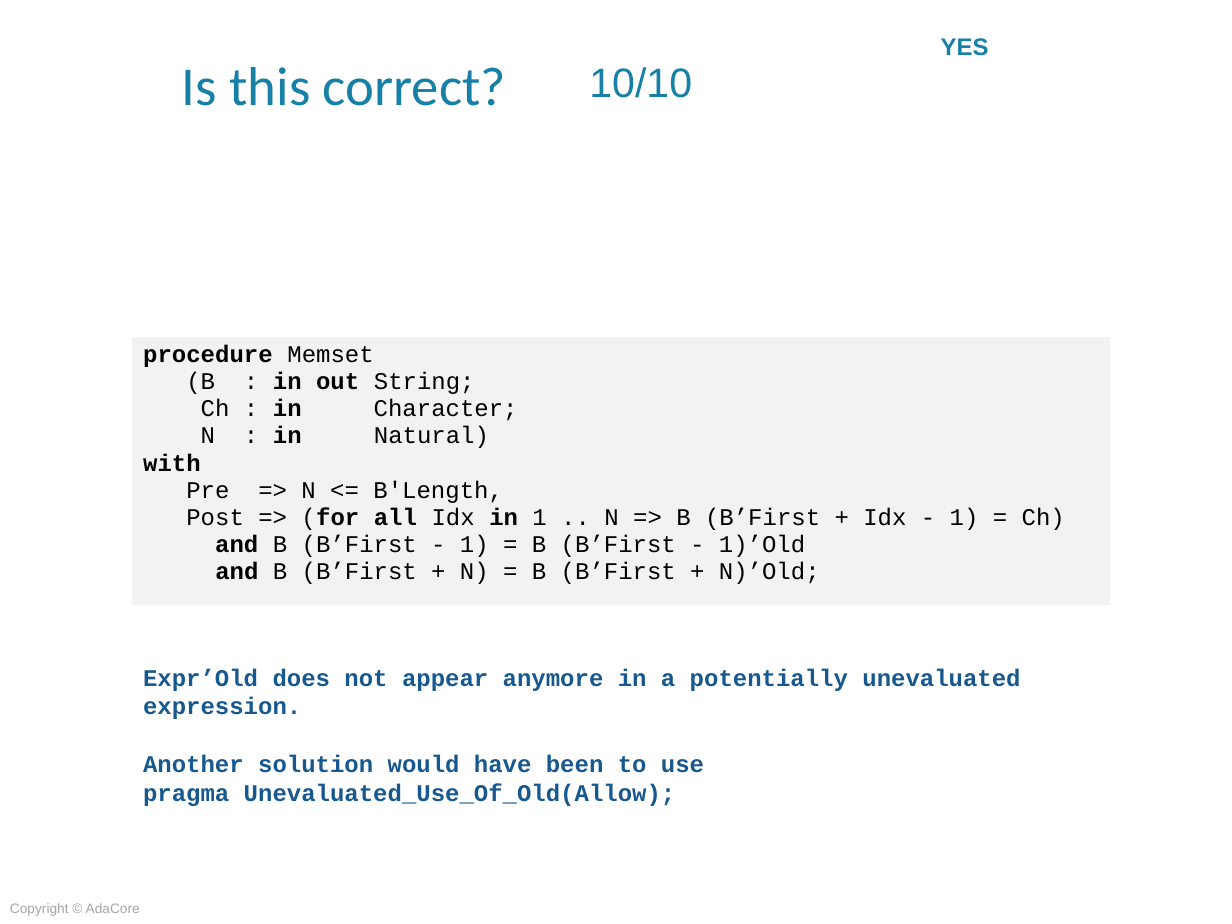
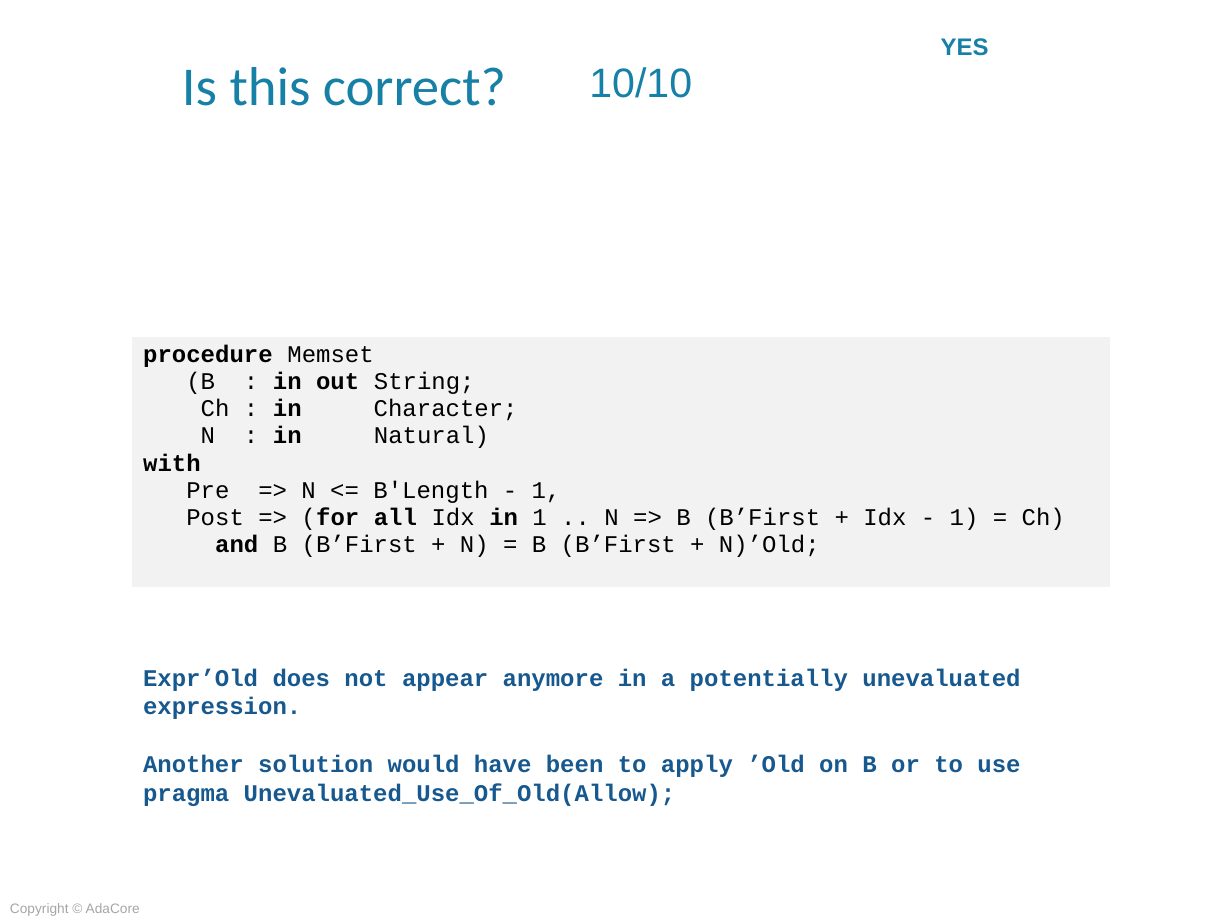
Before and after one commit to AdaCoreU/Courses, a slide deck: slide 33 of lectures/06_SPARK_2014/Subprogram_Contracts.pptx. Drawn at 1232x924 pixels with LibreOffice and Linux fonts; fonts in the diff are those of the drawing; background and template pictures are left out. Boxes give left, top, right and bottom in pixels: in the first picture for what was removed or moved away, otherwise in the second. Text is boxed around its words. In the diff, an @@ line names an element or a change of style, - is before the commit and + after.

```diff
--- a/lectures/06_SPARK_2014/Subprogram_Contracts.pptx
+++ b/lectures/06_SPARK_2014/Subprogram_Contracts.pptx
@@ table at (131,336,1110,589) @@
-row 1, column 1: procedure Memset / (B : in out String; / Ch : in Character; / N : in Natural) / with / Pre => N <= B'Length, / Post => (for all Idx in 1 .. N => B (B’First + Idx - 1) = Ch) / and B (B’First - 1) = B (B’First - 1)’Old / and B (B’First + N) = B (B’First + N)’Old;
+row 1, column 1: procedure Memset / (B : in out String; / Ch : in Character; / N : in Natural) / with / Pre => N <= B'Length - 1, / Post => (for all Idx in 1 .. N => B (B’First + Idx - 1) = Ch) / and B (B’First + N) = B (B’First + N)’Old;
@@ text at (143,754,1020,777): text changed @@
-Another solution would have been to use
+Another solution would have been to apply ’Old on B or to use
```
Also in this commit, not shown: 4 other slides changed, 3 other files.
